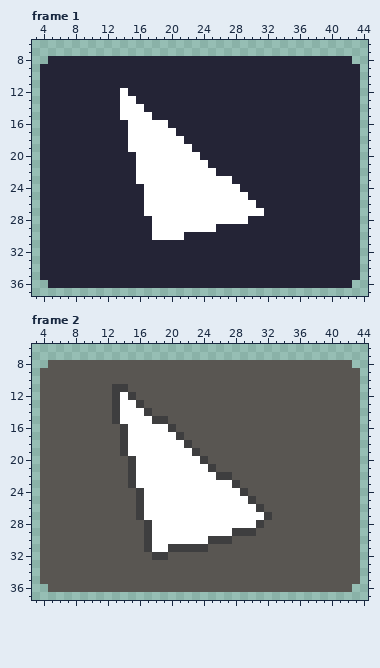
Edited in one commit: pixel-art file (Assets/Sprites/Card/Art/Fool's Errand.aseprite). The picture above is the old version.
48x66 pixels, 2 frames. Shown: frame 1: x 3..44, y 6..37; frame 2: x 3..44, y 6..37.
After the commit:
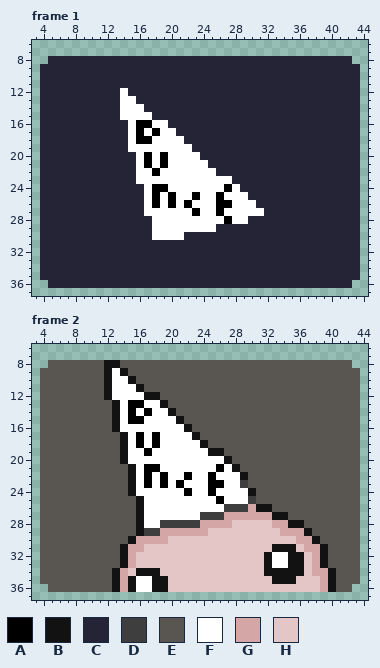
Palette (. is transparent): A #000000  B #121212  C #242436  D #3e3e3f  E #595652  F #ffffff  G #d4a7a6  H #e3c6c5
What changed:
layer "Layer 3" now shown
Changed rows in their new state; - is an unchanged pixel.
Frame 1, layer "Layer 3":
first column x 16:
16 AA----------
17 A-A---------
18 AA----------
20 -A-A--------
21 -A-A--------
22 --A---------
24 --AA-------A
25 --A-A--A--A-
26 --A-A-A---AA
27 -------A--A-
28 -----------A
Frame 2, layers "Layer 3", "Layer 2":
first column x 12:
 8 BB---------------------------
 9 BFB--------------------------
10 BFFB-------------------------
11 BFFFB------------------------
12 BF-FFBB----------------------
13 -B-AAFFB---------------------
14 -B-A-AFFB--------------------
15 -B-AA-FFFB-------------------
16 -BF-----FFB------------------
17 --B-A-A--FFB-----------------
18 --B-A-A---FFB----------------
19 --B--A-----FFBB--------------
20 --BF--------FFFB-------------
21 ---B-AA------FAFB------------
22 ---B-A-A--A--AFFFB-----------
23 ---B-A-A-A---AA-FD-----------
24 ---BF-----A--A---FB----------
25 ----B---------A--------------
26 ----B----------DDDGBB--------
27 ----B-------DDDGGGGGGBB------
28 ----BF-DDDDDGGGGHHHHHGGBB----
29 ----B-DGGGGGGHHHHHHHHHGGGB---
30 ---BGGGGHHHHHHHHHHHHHHHHGGB--
31 --BGGHHHHHHHHHHHHHHHHBBBHGGB-
32 --BGHHHHHHHHHHHHHHHHBFFBBHGB-
33 --BGHHHHHHHHHHHHHHHHBFFBBHGB-
34 -BGHBBBHHHHHHHHHHHHHBBBBBHGGB
35 -BGBFFBBHHHHHHHHHHHHHBBBHHHGB
36 -BGBFFBBHHHHHHHHHHHHHHHHHHHGB
Pixel boxes of the changes (left, top, right, bottom) in both pictures:
changed: (136, 120, 232, 224)
changed: (104, 360, 336, 592)
